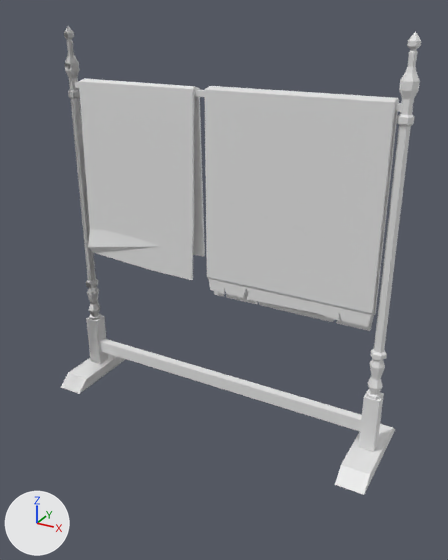
The FBX model Assets/Assetpacks/PolygonFantasyKingdom/Models/SM_Prop_Clothes_Rack_01_Preset_03.fbx, before and after one commit.
Both versions are drawn from a camera (50 mm lens) standing at (1.68, -2.99, 2.42) and looking at (0.13, -0.17, 1.01). The lights are fixed; the arrows at lower left show +X, +Y and +Z. Materials are left out; every surface is plain grey. Where no turn or scale is listed for an object, it has been applied to the vertices.

The scene before the commit, as lines of its bpy script (objects in view):
```python
me_mesh = bpy.data.meshes.new('Mesh')
me_mesh.from_pydata(...)  # 729 vertices, 728 faces; spans x -1.08..1.08, y -0.33..0.33, z 0.0..2.33
me_mesh.materials.append(mat_lambert1)
ob_sm_prop_clothes_rack_01_preset_03 = bpy.data.objects.new('SM_Prop_Clothes_Rack_01_Preset_03', me_mesh)
ob_sm_prop_clothes_rack_01_preset_03.location = (0.0, 0.0, 0.0)
```
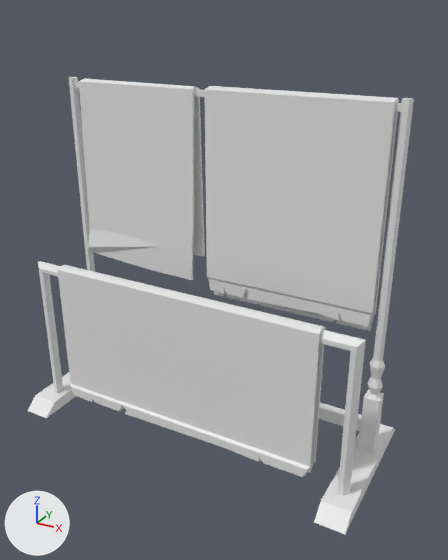
Where the newer file only moved an object's origin or applied its transform, the numbers keep the older frame.

Where the change shows, as pixel boxes (x1, y1, x2, y2) in the pictures (448 x 560 px):
'SM_Prop_Clothes_Rack_01_Preset_03', reshaped (7% wider)
    before: (61, 26, 421, 495)
    after: (28, 77, 414, 534)
part 1 of me_mesh, added
    after: (58, 265, 325, 477)
part 2 of me_mesh, added
    after: (38, 261, 366, 496)
part 3 of me_mesh, deleted
    before: (64, 27, 100, 320)
part 4 of me_mesh, deleted
    before: (61, 315, 124, 394)
part 5 of me_mesh, cut back
    before: (63, 26, 125, 394)
    after: (28, 77, 95, 418)
part 6 of me_mesh, cut back
    before: (335, 31, 421, 495)
    after: (314, 98, 414, 534)

The change in detail:
me_mesh is used by ob_sm_prop_clothes_rack_01_preset_03; location (0.0, 0.0, 0.0).
me_mesh had 729 vertices, 728 faces and spanned x -1.08..1.08, y -0.33..0.33, z 0.0..2.33.
me_mesh now has 481 vertices, 475 faces and spans x -1.08..1.08, y -0.64..0.33, z 0.0..2.04.
me_mesh part 1: a new loose piece of 101 vertices spanning x -0.83..0.82, y -0.5..-0.38, z 0.09..1.01.
me_mesh part 2: a new loose piece of 24 vertices spanning x -1.03..1.03, y -0.47..-0.41, z 0.06..0.99.
me_mesh part 3: the loose piece of 151 vertices spanning x -1.04..-0.96, y -0.04..0.04, z 0.42..2.33 is deleted.
me_mesh part 4: the loose piece of 16 vertices spanning x -1.08..-0.92, y -0.33..0.33, z 0.0..0.42 is deleted.
Part 5, on me_mesh:
109 vertices are removed from x -1.04..-0.96, y -0.04..0.04, z 0.43..2.33.
127 faces are deleted.
4 vertices move from x -1.08..-0.92, y -0.33..-0.24, z 0.0..0.07 to x -1.08..-0.92, y -0.64..-0.56, z 0.0..0.07.
14 new faces join them.
Part 6, on me_mesh:
97 vertices are removed from x 0.96..1.04, y -0.04..0.04, z 0.43..2.33.
114 faces are deleted.
4 vertices move from x 0.92..1.08, y -0.33..-0.24, z 0.0..0.07 to x 0.92..1.08, y -0.64..-0.56, z 0.0..0.07.
14 new faces join them.
